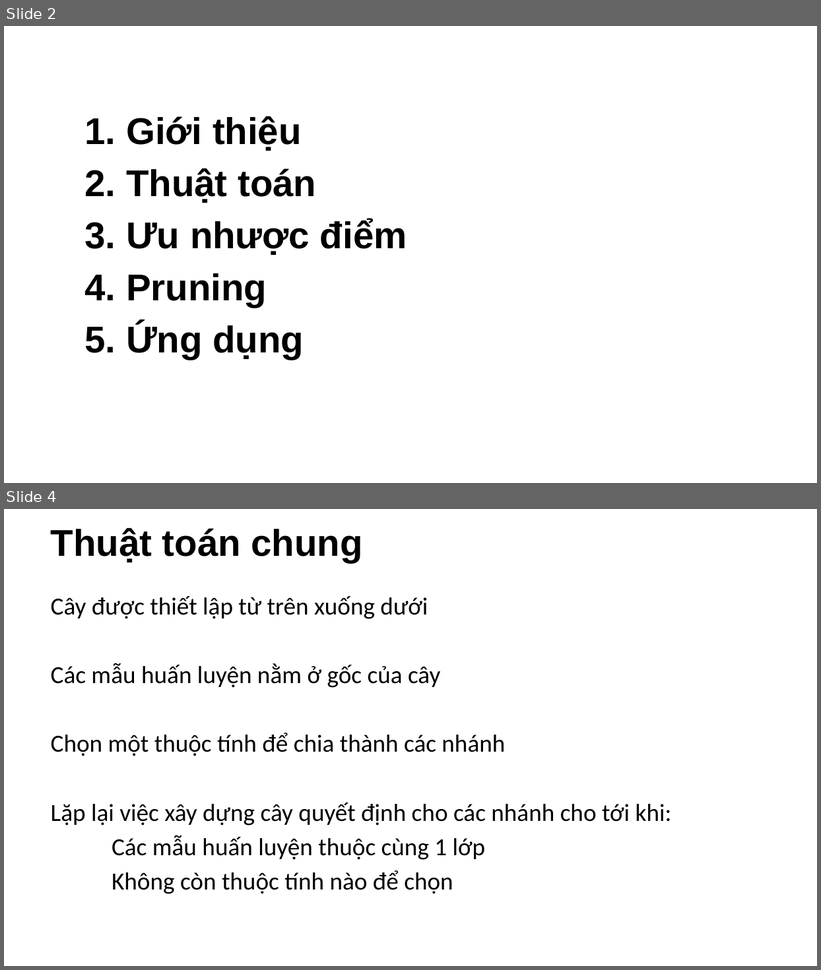
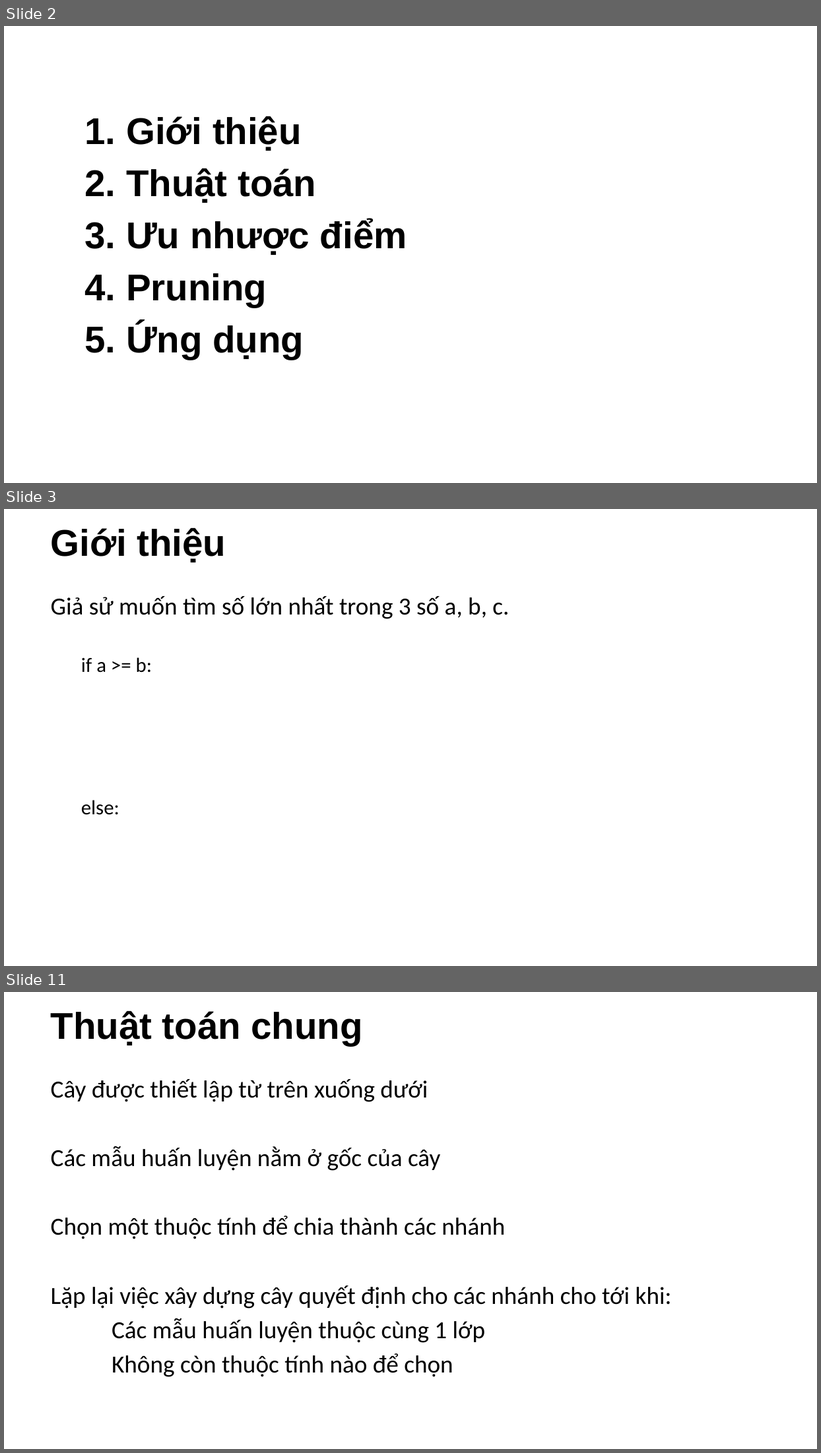
Before and after one commit to NCMyTu/CS523, a slide deck: slide/decision_tree.pptx. Shown one above the other, each under a label of ours: slides 2 and 4 before the commit, slides 2, 3 and 11 after it; the slides between them are not shown. The pictures are 821x970 and 821x1453 pixels, drawn with LibreOffice and Linux fonts; fonts in the diff are those of the drawing; background and template pictures are left out. Boxes give left, top, right and bottom in pixels: in the first picture for what was removed or moved away, otherwise in the second. Text is boxed around its words. In the diff, an @@ line names an element or a change of style, - is before the commit and + after.

```diff
--- a/slide/decision_tree.pptx
+++ b/slide/decision_tree.pptx
@@ slide 3 added at (4,509,817,966), background picture (left out) @@
@@ title added at (51,528,226,562), 44 pt, text #000000, bold @@
+Giới thiệu
@@ text added at (51,596,509,815), 29 pt, text #000000 @@
+Giả sử muốn tìm số lớn nhất trong 3 số a, b, c.
+if a >= b:
+else:
@@ what was slide 4 is now slide 11 @@
```
Also in this commit, not shown: 3 slides changed, 7 other slides added.
